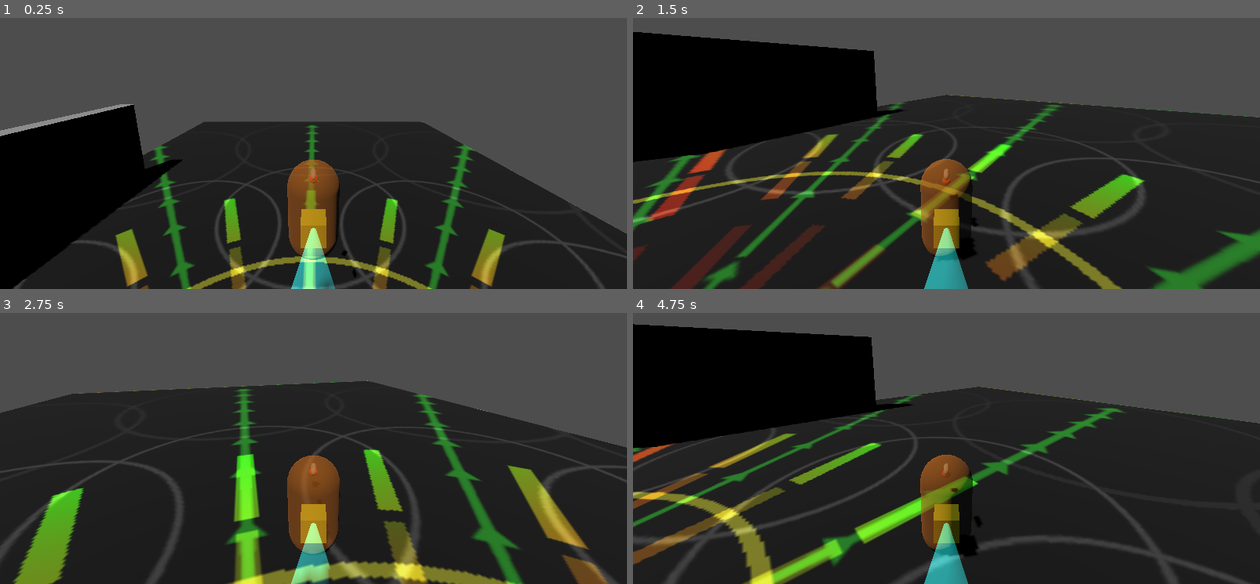
Above: before the commit, frames 1-4 (two rows, left to right).
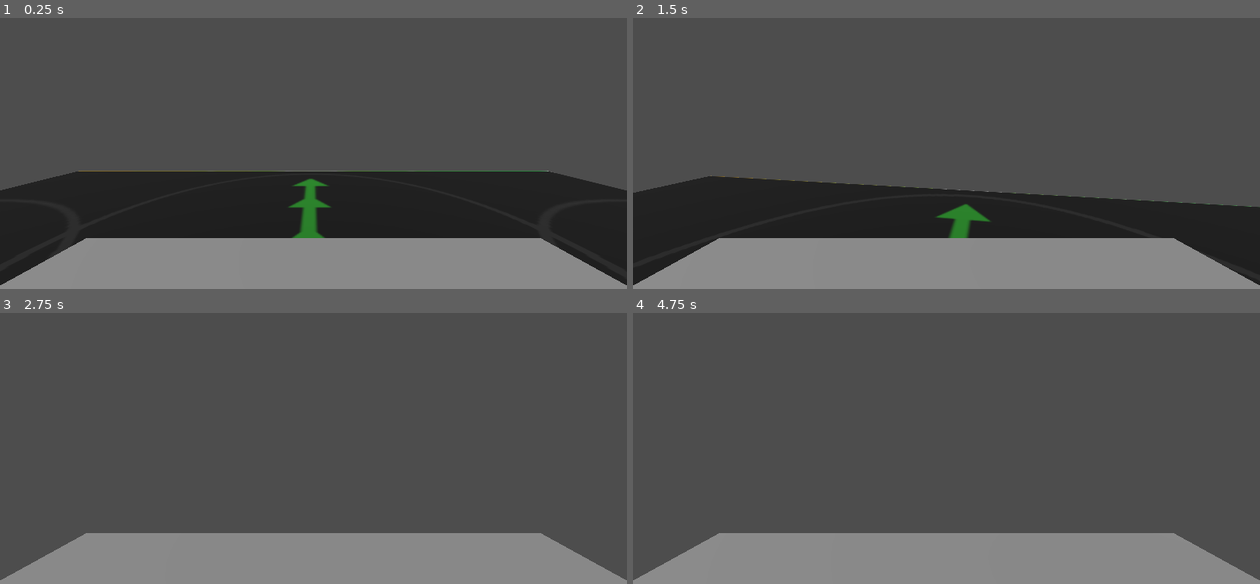
Above: after the commit, the same moments.

Repository: CodexHere/godot-test
Game: Godot game, scene res://world.tscn
Two runs of this game, one before a commit and one after it. Both use one fixed random seed, a clock stepped at 60 frames per second and the inputs below.
Inputs (mouse positions are in pixels of both pictures, inside the frame that each line leads up to):
- Up to frame 1 (0.25 s): no input
- Up to frame 2 (1.5 s): tap Enter (ui_accept) at 0.5, 0.77, 0.8, 1.07, 1.35 s; move the mouse to (977, 112) at 0.52 s; hold Shift (ui_move_mod) 0.53-1.28 s; hold Up (ui_up) from 0.53 s (still down); move the mouse to (915, 115) at 1.27 s
- Up to frame 3 (2.75 s): keep holding Up (ui_up); tap Enter (ui_accept) at 1.52, 1.82, 2.3 s; tap Shift (ui_move_mod) at 1.55 s; move the mouse to (326, 402) at 2.02 s; hold Shift (ui_move_mod) from 2.03 s (still down)
- Up to frame 4 (4.75 s): keep holding Up (ui_up); move the mouse to (940, 413) at 2.77 s; release Shift (ui_move_mod) at 2.78 s; tap Shift (ui_move_mod) at 2.85, 4.35 s; tap Enter (ui_accept) at 3.02, 3.32, 4.52 s; move the mouse to (990, 413) at 3.52 s; hold Enter (ui_accept) 3.53-4.28 s; move the mouse to (896, 405) at 4.27 s

The runs differ from the first frame. In frame 1, 41% of the frame differs, in the area x 0-100%, y 31-100%; in frame 2, 62%; in frame 3, 66%; in frame 4, 76%, in the area x 0-100%, y 4-100%.

Commit message:
Added 6DOF character movement

Diff:
--- /dev/null
+++ b/6dof.gd
@@ -0,0 +1,54 @@
+extends CharacterBody3D
+
+@export var move_acceleration: float = 20.0
+@export var move_deceleration: float = 10.0
+@export var max_speed: float = 15.0
+@export var boost_multiplier: float = 2.0
+@export var mouse_sensitivity: float = 0.003
+@export var roll_speed: float = 2.0
+
+var pitch: float = 0.0
+var yaw: float = 0.0
+
+func _ready():
+	Input.set_mouse_mode(Input.MOUSE_MODE_CAPTURED)
+
+func _unhandled_input(event):
+	if event is InputEventMouseMotion:
+		pitch -= event.relative.y * mouse_sensitivity
+		yaw -= event.relative.x * mouse_sensitivity
+		pitch = clamp(pitch, deg_to_rad(-89), deg_to_rad(89))
+
+func _physics_process(delta):
+	handle_input(delta)
+
+func handle_input(delta):
+	# --- Roll input
+	var roll_input := 0.0
+	if Input.is_action_pressed("roll_left"):
+		roll_input += 1.0
+	if Input.is_action_pressed("roll_right"):
+		roll_input -= 1.0
+
+	# --- Compute rotation basis
+	var roll = roll_input * roll_speed * delta
+	var basis = Basis(Vector3.UP, yaw) * Basis(Vector3.RIGHT, pitch) * Basis(Vector3.BACK, roll)
+	global_transform.basis = basis.orthonormalized()
+
+	# --- Movement input using axes
+	var forward := Input.get_action_strength("ui_up") - Input.get_action_strength("ui_down")
+	var strafe := Input.get_action_strength("ui_right") - Input.get_action_strength("ui_left")
+	var vertical := Input.get_action_strength("ui_accept") - Input.get_action_strength("hover_down")
+
+	var input_vector: Vector3 = (basis.z * forward) + (basis.x * strafe) + (basis.y * vertical)
+
+	if input_vector != Vector3.ZERO:
+		input_vector = input_vector.normalized()
+		var target_speed = max_speed
+		if Input.is_action_pressed("ui_move_mod"):
+			target_speed *= boost_multiplier
+		velocity = velocity.move_toward(input_vector * target_speed, move_acceleration * delta)
+	else:
+		velocity = velocity.move_toward(Vector3.ZERO, move_deceleration * delta)
+
+	move_and_slide()
--- a/fsm/finite_state_machine.gd
+++ b/fsm/finite_state_machine.gd
@@ -1,3 +1,10 @@
 extends Node
+class_name FiniteStateMachine
 
 @export var state: State
+@export var context: Context
+
+func _ready() -> void:
+	for child in state.children:
+		print("Got State: ", child)
+		child.root_context = self.context
--- a/fsm/state.gd
+++ b/fsm/state.gd
@@ -3,5 +3,7 @@
 class_name State
 
 @export var state_name: String
-@export var context: Context
 @export var children: Array[State] = []
+
+var fsm: FiniteStateMachine
+var root_context: Context
--- a/project.godot
+++ b/project.godot
@@ -63,6 +63,21 @@
 "events": [Object(InputEventKey,"resource_local_to_scene":false,"resource_name":"","device":-1,"window_id":0,"alt_press …(195 unchanged characters)…
 ]
 }
+roll_left={
+"deadzone": 0.2,
+"events": [Object(InputEventKey,"resource_local_to_scene":false,"resource_name":"","device":-1,"window_id":0,"alt_pressed":false,"shift_pressed":false,"ctrl_pressed":false,"meta_pressed":false,"pressed":false,"keycode":0,"physical_keycode":81,"key_label":0,"unicode":113,"location":0,"echo":false,"script":null)
+]
+}
+roll_right={
+"deadzone": 0.2,
+"events": [Object(InputEventKey,"resource_local_to_scene":false,"resource_name":"","device":-1,"window_id":0,"alt_pressed":false,"shift_pressed":false,"ctrl_pressed":false,"meta_pressed":false,"pressed":false,"keycode":0,"physical_keycode":69,"key_label":0,"unicode":101,"location":0,"echo":false,"script":null)
+]
+}
+hover_down={
+"deadzone": 0.2,
+"events": [Object(InputEventKey,"resource_local_to_scene":false,"resource_name":"","device":-1,"window_id":0,"alt_pressed":false,"shift_pressed":false,"ctrl_pressed":false,"meta_pressed":false,"pressed":false,"keycode":0,"physical_keycode":4194326,"key_label":0,"unicode":0,"location":0,"echo":false,"script":null)
+]
+}
 
 [physics]
 
--- a/world.tscn
+++ b/world.tscn
@@ -5,23 +5,12 @@
 [ext_resource type="Script" uid="uid://n4fvngc3e8w3" path="res://move_camera.gd" id="1_fj7yv"]
 [ext_resource type="Texture2D" uid="uid://cl6tbubr2tkmp" path="res://debug_texture.png" id="1_tlwt5"]
 [ext_resource type="Script" uid="uid://bhhf36ysrksit" path="res://fsm/state.gd" id="2_036b0"]
-[ext_resource type="Script" uid="uid://cj1se3v2erb88" path="res://fsm/context.gd" id="3_dwbse"]
+[ext_resource type="Script" uid="uid://c2av7thrgg7gq" path="res://6dof.gd" id="6_dwbse"]
 
-[sub_resource type="Resource" id="Resource_pkg7o"]
-script = ExtResource("3_dwbse")
-player_node_path = NodePath("")
-player_name = "CodexHere"
-player_highlight_color = Color(255, 50, 255, 1)
-player_anim_start = "Idle"
-player_anim_path = "mixamo_something"
-player_basis = Basis(1, 0, 0, 0, 1, 0, 0, 0, 1)
-metadata/_custom_type_script = "uid://cj1se3v2erb88"
-
-[sub_resource type="Resource" id="Resource_dwbse"]
+[sub_resource type="Resource" id="Resource_036b0"]
 script = ExtResource("2_036b0")
 state_name = ""
-context = SubResource("Resource_pkg7o")
-children = Array[ExtResource("2_036b0")]([null])
+children = Array[ExtResource("2_036b0")]([])
 metadata/_custom_type_script = "uid://bhhf36ysrksit"
 
 [sub_resource type="StandardMaterial3D" id="StandardMaterial3D_pkg7o"]
@@ -52,11 +41,13 @@
 [sub_resource type="StandardMaterial3D" id="StandardMaterial3D_036b0"]
 albedo_color = Color(1, 0, 0, 1)
 
+[sub_resource type="BoxShape3D" id="BoxShape3D_dwbse"]
+
 [node name="Node3D" type="Node3D"]
 
 [node name="FiniteStateMachine" type="Node" parent="."]
 script = ExtResource("1_aqk2v")
-state = SubResource("Resource_dwbse")
+state = SubResource("Resource_036b0")
 
 [node name="DirectionalLight3D" type="DirectionalLight3D" parent="."]
 transform = Transform3D(-0.866025, -0.433013, 0.25, 0, 0.5, 0.866025, -0.5, 0.75, -0.433013, 0, 0, 0)
@@ -122,3 +113,21 @@
 transform = Transform3D(1, 0, 0, 0, 1, 0, 0, 0, 1, 12.8627, 2.33911, 4.96953)
 use_collision = true
 size = Vector3(1, 5.67822, 13.1377)
+
+[node name="6DOF Movement" type="CharacterBody3D" parent="."]
+transform = Transform3D(1, 0, 0, 0, 1, 0, 0, 0, 1, 0, 2.93316, 12)
+script = ExtResource("6_dwbse")
+move_acceleration = 10.0
+move_deceleration = 20.0
+
+[node name="Camera3D" type="Camera3D" parent="6DOF Movement"]
+transform = Transform3D(-1, 0, -8.74228e-08, 0, 1, 0, 8.74228e-08, 0, -1, 0, 0.775627, -0.00644016)
+current = true
+
+[node name="CollisionShape3D" type="CollisionShape3D" parent="6DOF Movement"]
+transform = Transform3D(1, 0, 0, 0, 1, 0, 0, 0, 1, 0, 0, -12)
+shape = SubResource("BoxShape3D_dwbse")
+
+[node name="CSGBox3D" type="CSGBox3D" parent="6DOF Movement"]
+transform = Transform3D(1, 0, 0, 0, 1, 0, 0, 0, 1, 0, 0.354553, 0)
+size = Vector3(1, 0.290894, 1)
Not shown, added: 6dof.gd.uid
Renamed: context_player.gd -> fsm/context_player.gd
Renamed: context_player.gd.uid -> fsm/context_player.gd.uid
